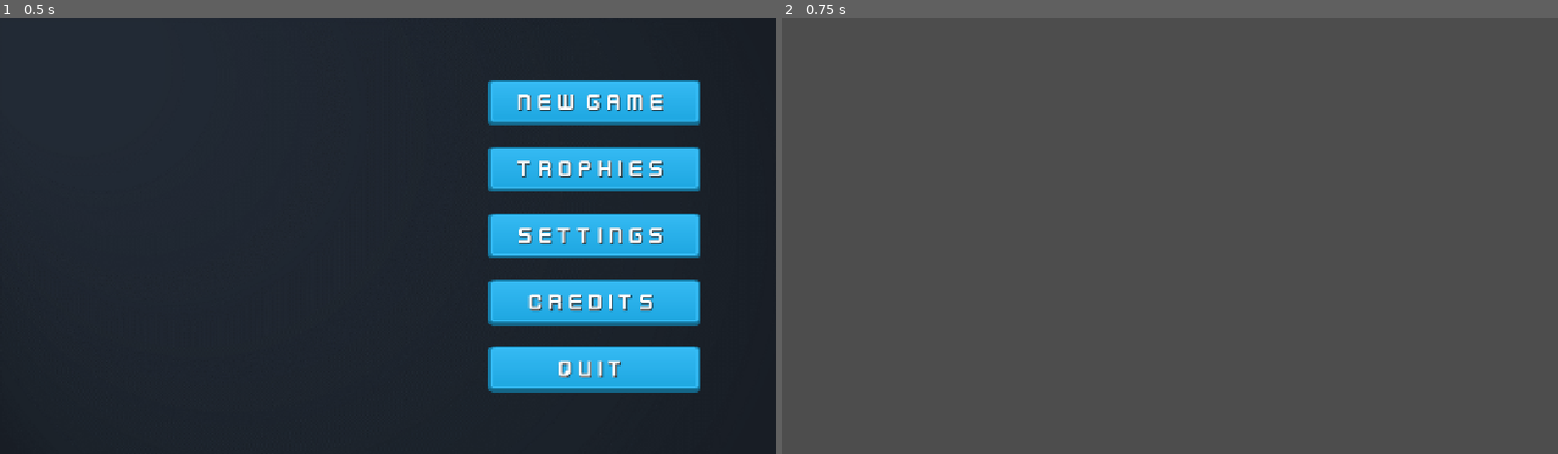
Above: before the commit, frames 1-2 (left to right).
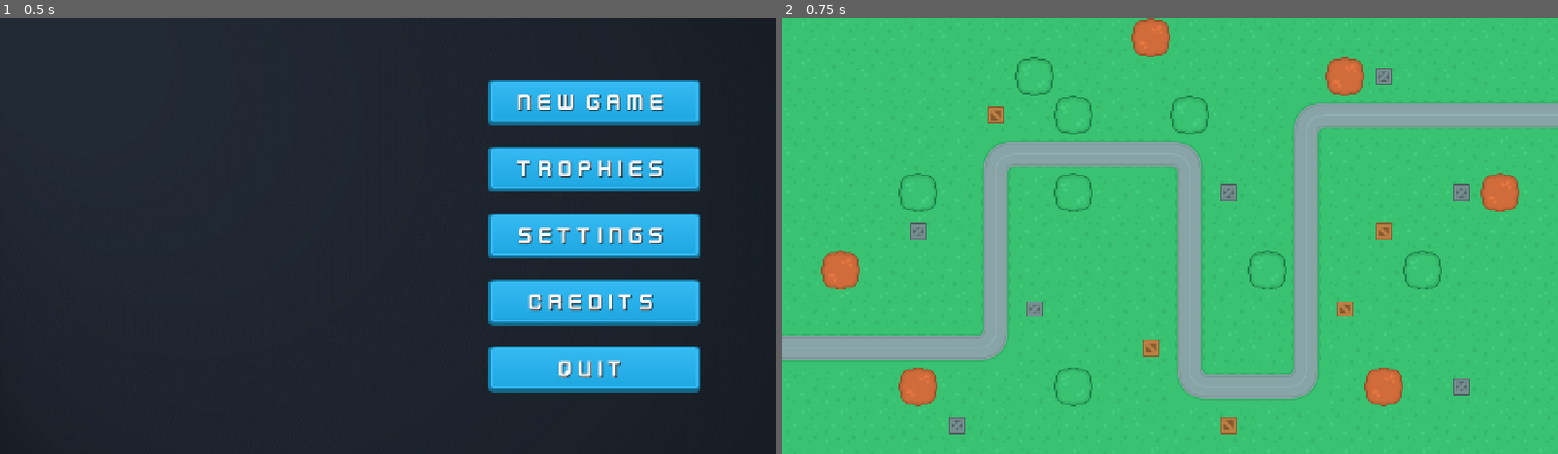
Above: after the commit, the same moments.

Repository: lukeai-tan/nanban-requiem-orbital
Game: Godot game, scene res://SceneHandler.tscn
The game is run twice, just before and just after one commit, with the same random seed, the same clock (stepped at 60 frames per second) and the same inputs.
Inputs:
- Up to frame 1 (0.5 s): no input
- Up to frame 2 (0.75 s): click "New Game" at 0.5 s

Frame 1 is identical in both runs. In frame 2, 100% of the frame differs, in the area x 0-100%, y 0-100%.

Commit message:
added GameScene
created a GameScene so the redirect from the main menu "New Game" button works now
also added a custom cursor for the game from Kenney assets

Diff:
--- a/SceneHandler.gd
+++ b/SceneHandler.gd
@@ -9,8 +9,8 @@
 
 func onNewGamePressed():
 	get_node("MainMenu").queue_free()
-	# var gameScene = load("res://Scenes/MainScenes/GameScene.tscn").instance()
-	# add_child(gameScene)
+	var gameScene = load("res://Scenes/MainScenes/GameScene.tscn").instantiate()
+	add_child(gameScene)
 
 func onTrophiesPressed():
 	pass
--- /dev/null
+++ b/Scenes/MainScenes/GameScene.tscn
@@ -0,0 +1,7 @@
+[gd_scene load_steps=2 format=3 uid="uid://da5itagju6nrx"]
+
+[ext_resource type="PackedScene" uid="uid://b1ptux668fjj2" path="res://Scenes/Maps/Map1.tscn" id="1_ianr5"]
+
+[node name="GameScene" type="Node2D"]
+
+[node name="Map1" parent="." instance=ExtResource("1_ianr5")]
--- a/Scenes/Maps/Map1.tscn
+++ b/Scenes/Maps/Map1.tscn
@@ -1,8 +1,8 @@
 [gd_scene load_steps=4 format=4 uid="uid://b1ptux668fjj2"]
 
-[ext_resource type="TileSet" path="res://Assets/Environment/Tilesets/ground_grass.tres" id="1_66ww1"]
-[ext_resource type="TileSet" path="res://Assets/Environment/Tilesets/path.tres" id="2_3atk3"]
-[ext_resource type="TileSet" path="res://Assets/Environment/Tilesets/props.tres" id="3_bp0wf"]
+[ext_resource type="TileSet" uid="uid://cf0oeugm6g4ml" path="res://Resources/Tilesets/ground_grass.tres" id="1_66ww1"]
+[ext_resource type="TileSet" uid="uid://blubtqs7tphi1" path="res://Resources/Tilesets/path.tres" id="2_3atk3"]
+[ext_resource type="TileSet" uid="uid://s88v4in7hdi7" path="res://Resources/Tilesets/props.tres" id="3_bp0wf"]
 
 [node name="Map1" type="Node2D"]
 
--- a/project.godot
+++ b/project.godot
@@ -20,6 +20,7 @@
 window/size/viewport_width=1280
 window/size/viewport_height=720
 window/stretch/mode="canvas_items"
+mouse_cursor/custom_image="uid://dub52gf3i6q3r"
 
 [dotnet]
 
Binary file added: Assets/UI/pointer_c.png
Not shown, added: Assets/UI/pointer_c.png.import
